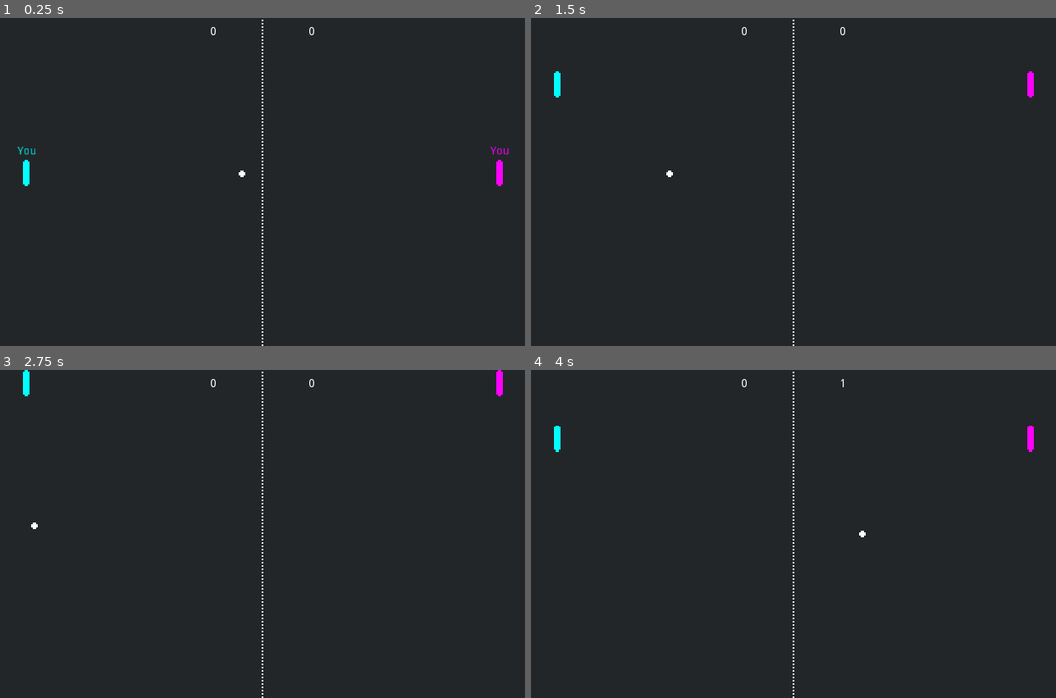
Above: before the commit, frames 1-4 (two rows, left to right).
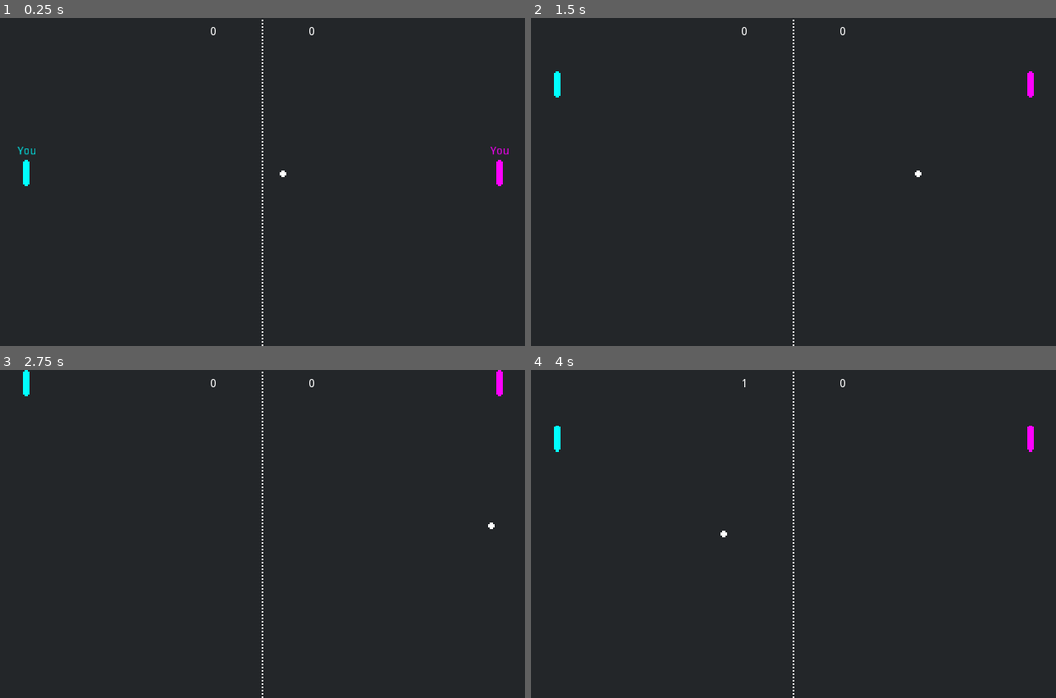
Above: after the commit, the same moments.

Repository: Leonix/godot-synced
Game: Godot game, scene res://playground/pong/pong.tscn
The game is run twice, just before and just after one commit, with the same random seed, the same clock (stepped at 60 frames per second) and the same inputs. This scene is started directly instead of the project's main scene.
Inputs (mouse positions are in pixels of both pictures, inside the frame that each line leads up to):
- Up to frame 1 (0.25 s): no input
- Up to frame 2 (1.5 s): tap Enter at 0.5 s; move the mouse to (909, 165) at 0.52 s; hold Up (move_up) 0.53-1.25 s; click (909, 165) at 0.67 s; drag from (688, 198) to (557, 83) at 1.27 s
- Up to frame 3 (2.75 s): tap Space at 2 s; move the mouse to (315, 461) at 2.02 s; hold Up (move_up) from 2.03 s (still down)
- Up to frame 4 (4 s): release Up (move_up) at 2.75 s; tap Enter at 2.75 s; drag from (767, 599) to (1029, 383) at 2.77 s; move the mouse to (951, 583) at 3.52 s; hold Down (move_down) from 3.53 s (still down)

The runs differ from the first frame. In frame 1, less than 0.1% of the frame differs, in the area x 45-55%, y 46-49%; in frame 2, less than 0.1%; in frame 3, less than 0.1%; in frame 4, less than 0.1%, in the area x 36-64%, y 2-51%.
Error in both runs: Invalid call. Nonexistent function 'get' in base 'Nil'. (res://sync/Synced.gd:621)

Commit message:
Aligned.touch()

Diff:
--- a/playground/pong/logic/ball.gd
+++ b/playground/pong/logic/ball.gd
@@ -12,7 +12,7 @@
 
 func _ready():
 	synced.speed = DEFAULT_SPEED
-	synced.direction = Vector2.LEFT
+	synced.direction = Vector2.RIGHT
 
 func _physics_process(delta):
 	if not stopped:
--- a/sync/Aligned.gd
+++ b/sync/Aligned.gd
@@ -72,7 +72,7 @@
 			return sibling
 
 func touch(prop):
-	synced.rollback(prop)
+	_set(prop, _get(prop))
 
 func _get(prop):
 	var p = synced.synced_properties.get(prop) if synced and synced.synced_properties else null
